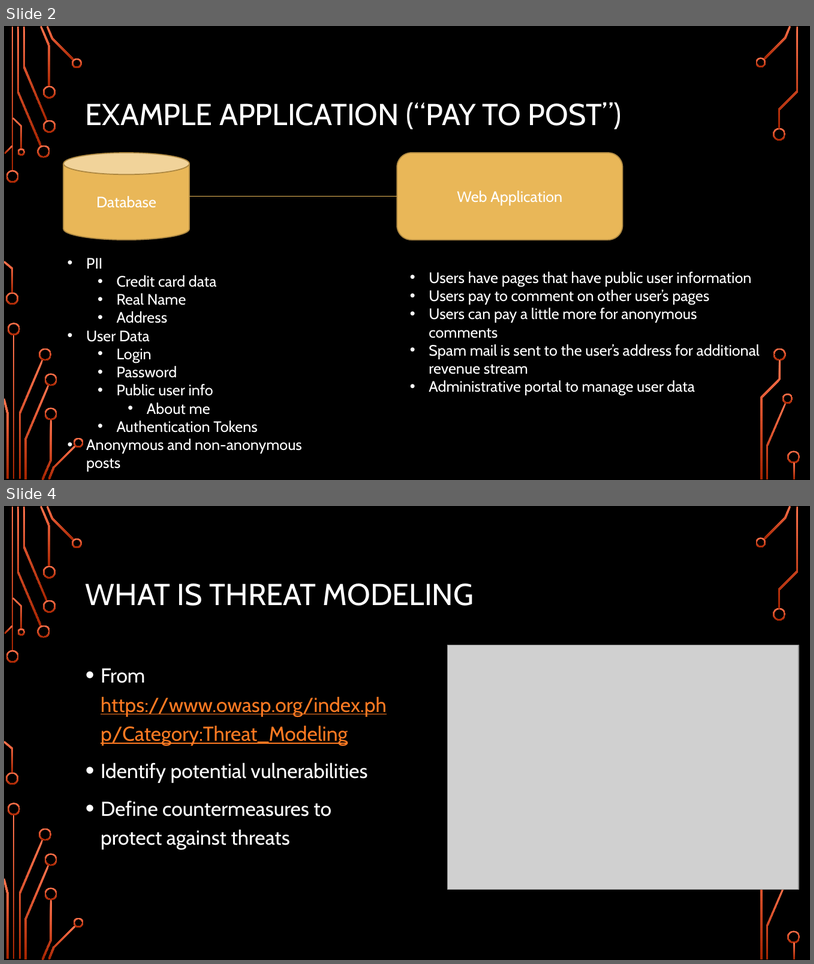
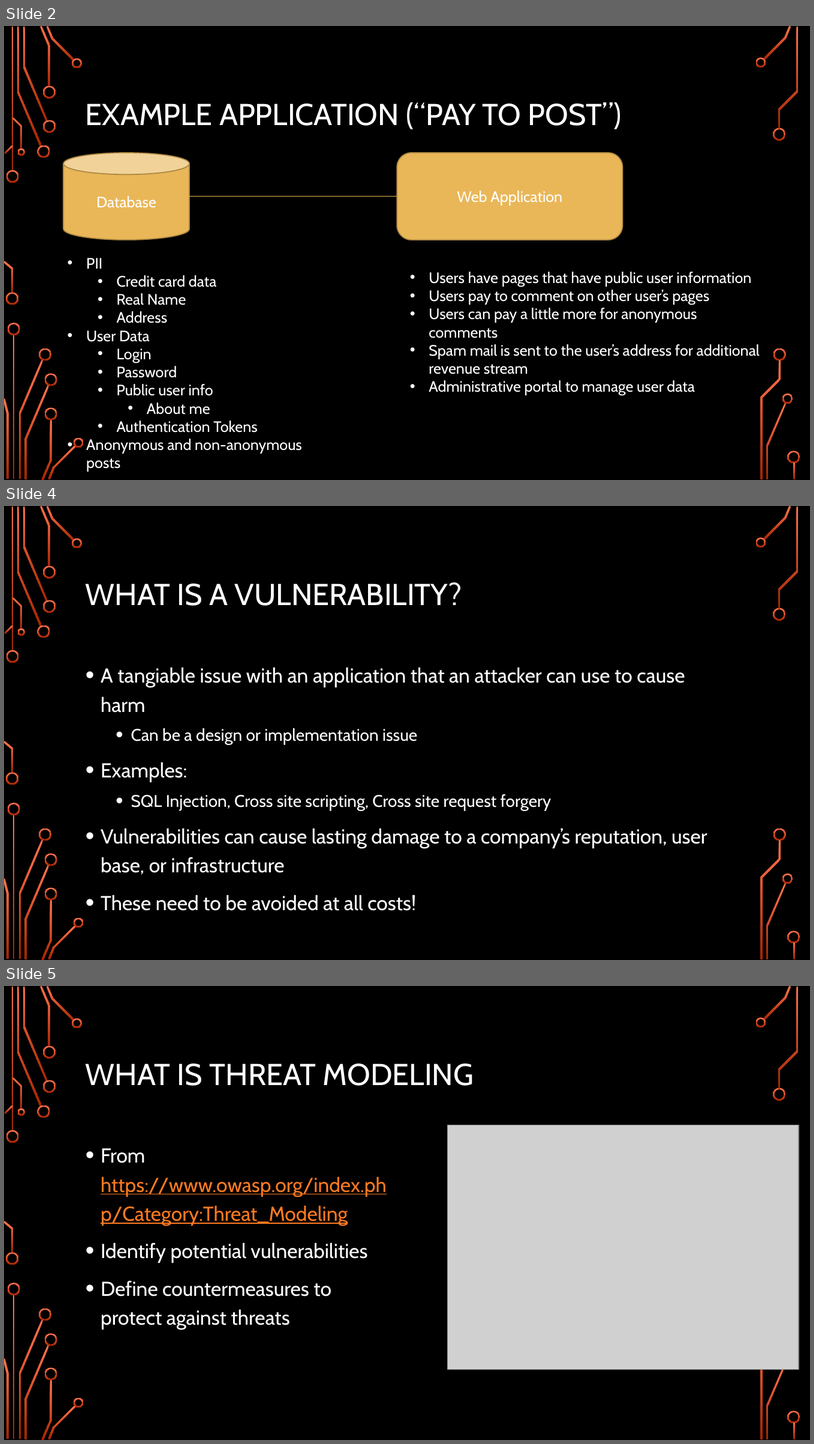
Before and after one commit to alexschneider/Sample-Threat-Model, a slide deck: Threat Modeling.pptx. Shown one above the other, each under a label of ours: slides 2 and 4 before the commit, slides 2, 4 and 5 after it; the slides between them are not shown. The pictures are 814x964 and 814x1444 pixels, drawn with LibreOffice and Linux fonts; fonts in the diff are those of the drawing; grey boxes stand for pictures; background and template pictures are left out. Boxes give left, top, right and bottom in pixels: in the first picture for what was removed or moved away, otherwise in the second. Text is boxed around its words. In the diff, an @@ line names an element or a change of style, - is before the commit and + after.

```diff
--- a/Threat Modeling.pptx
+++ b/Threat Modeling.pptx
@@ slide 4 added at [4,506,810,960], background picture (left out); not listed: 36 template elements that a slide beside it also shows @@
@@ title added at [86,582,462,606], 36 pt, text #FFFFFF @@
+WHAT IS A VULNERABILITY?
@@ text added at [101,667,707,910], 24 pt, text #FFFFFF @@
+• A tangiable issue with an application that an attacker can use to cause harm
+  • Can be a design or implementation issue
+• Examples:
+  • SQL Injection, Cross site scripting, Cross site request forgery
+• Vulnerabilities can cause lasting damage to a company’s reputation, user base, or infrastructure
+• These need to be avoided at all costs!
@@ what was slide 4 is now slide 5 @@
```
Also in this commit, not shown: 2 slides changed, 3 other files.
